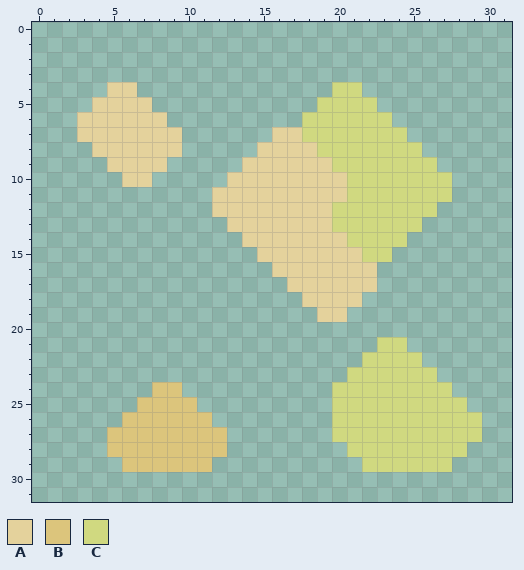
Edited in one commit: pixel-art sprite (sprites/items/sulfur.png). This is how it looked before the edit.
The file is 32x32 pixels.
Palette (. is transparent): A #e4d29c  B #dcc57c  C #d0d980
And afterwards:
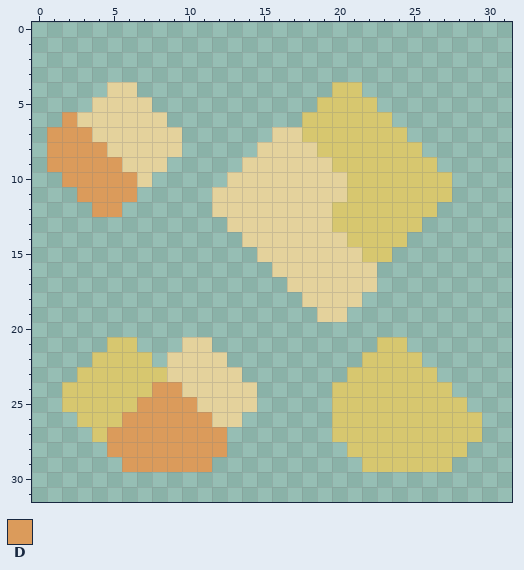
Colours new in this view: D #db9b5b
Edits made:
colour C: #d0d980 -> #d7c76f
Changed rows in their new state; - is a pixel that keeps its letter.
first column x 1:
 6 -D----
 7 DDD---
 8 DDDD--
 9 DDDDD-
10 -DDDDD
11 --DDDD
12 ---DD-
first column x 2:
21 ---CC---AA---
22 --CCCC-AAAA--
23 -CCCCCCAAAAA-
24 CCCCCCDDAAAAA
25 CCCCCDDDDAAAA
26 -CCCDDDDDDAA-
27 --CDDDDDDDD--
28 ---DDDDDDDD--
29 ----DDDDDD---
